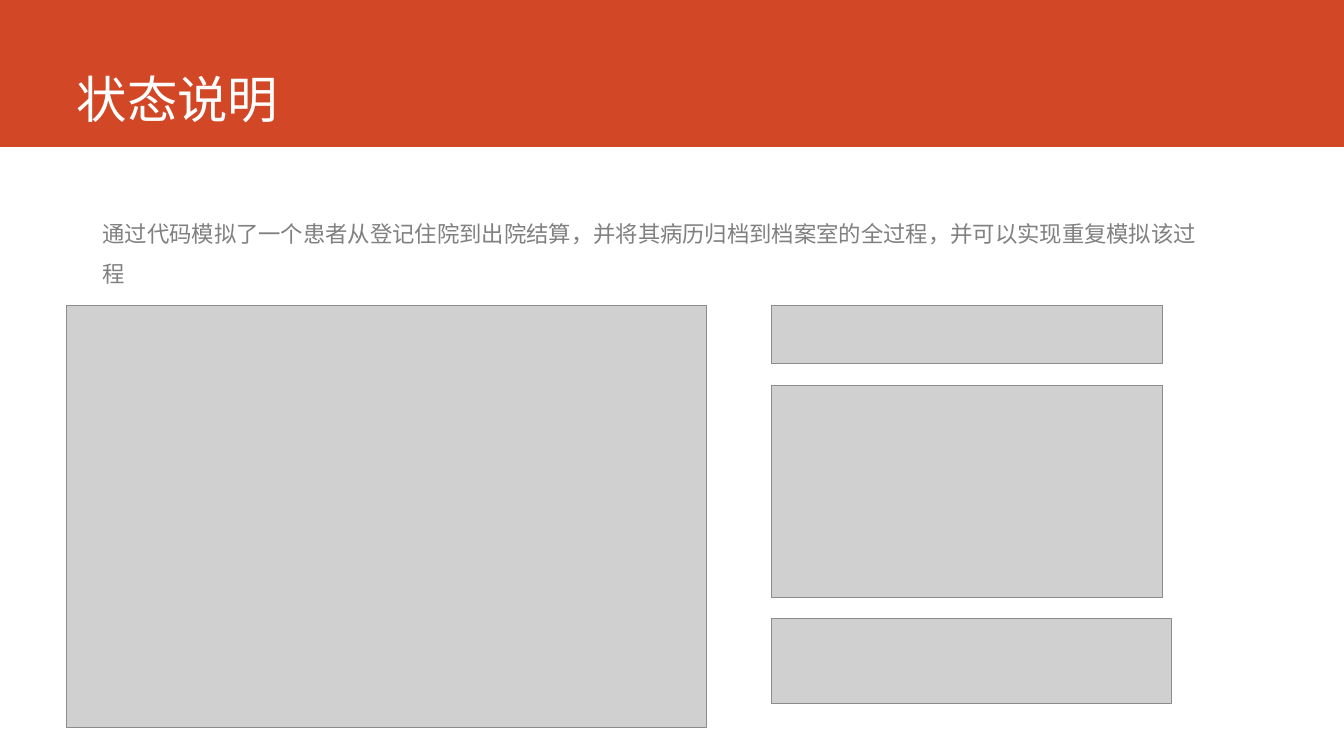
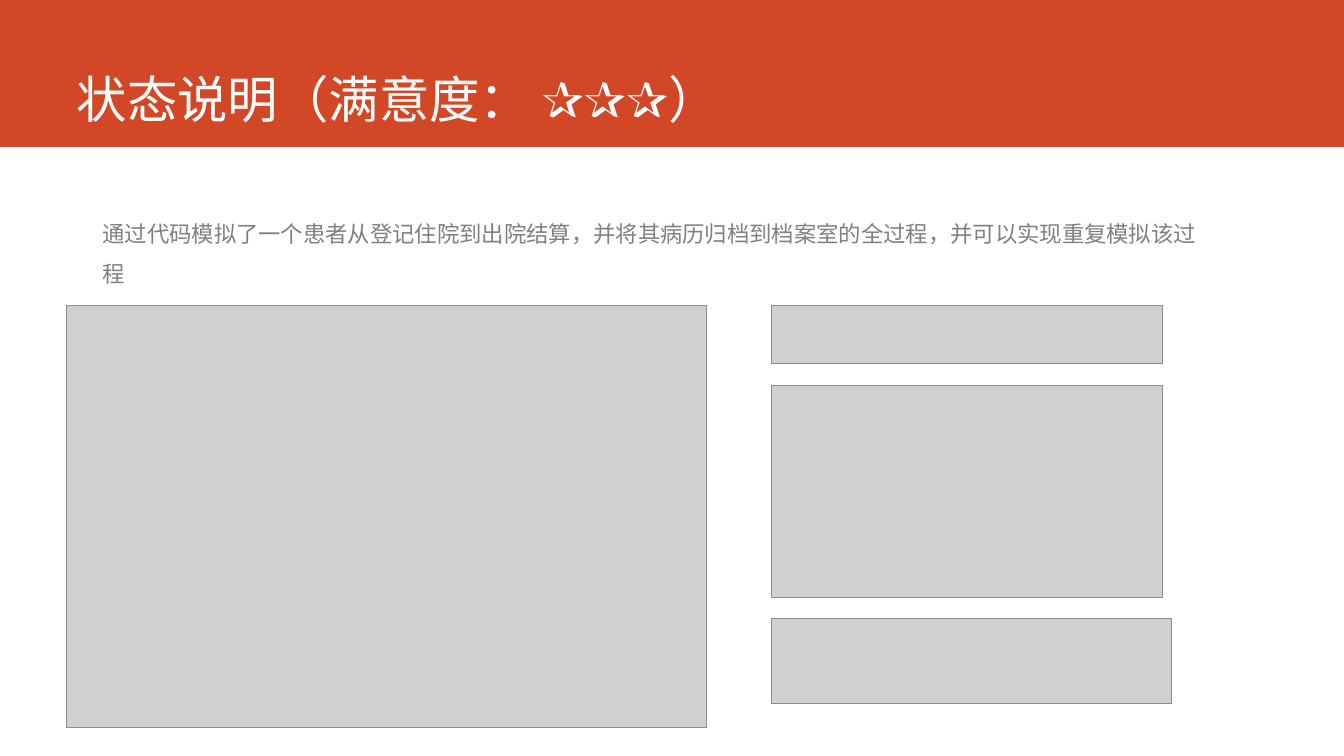
Before and after one commit to AppSecAI-TEST/hospital, a slide deck: slide 7 of doc/状态报告 2017-2-27.pptx (slide 6 before the commit). Drawn at 1344x756 pixels with LibreOffice and Linux fonts; fonts in the diff are those of the drawing; grey boxes stand for pictures. Boxes give left, top, right and bottom in pixels: in the first picture for what was removed or moved away, otherwise in the second. Text is boxed around its words. In the diff, an @@ line names an element or a change of style, - is before the commit and + after.

```diff
--- a/doc/状态报告 2017-2-27.pptx
+++ b/doc/状态报告 2017-2-27.pptx
@@ title at (x1=77, y1=75, x2=531, y2=123): text changed @@
-状态说明
+状态说明（满意度： ✰✰✰）
```
Also in this commit, not shown: 3 other slides changed, 3 slides added, 1 slide removed.
